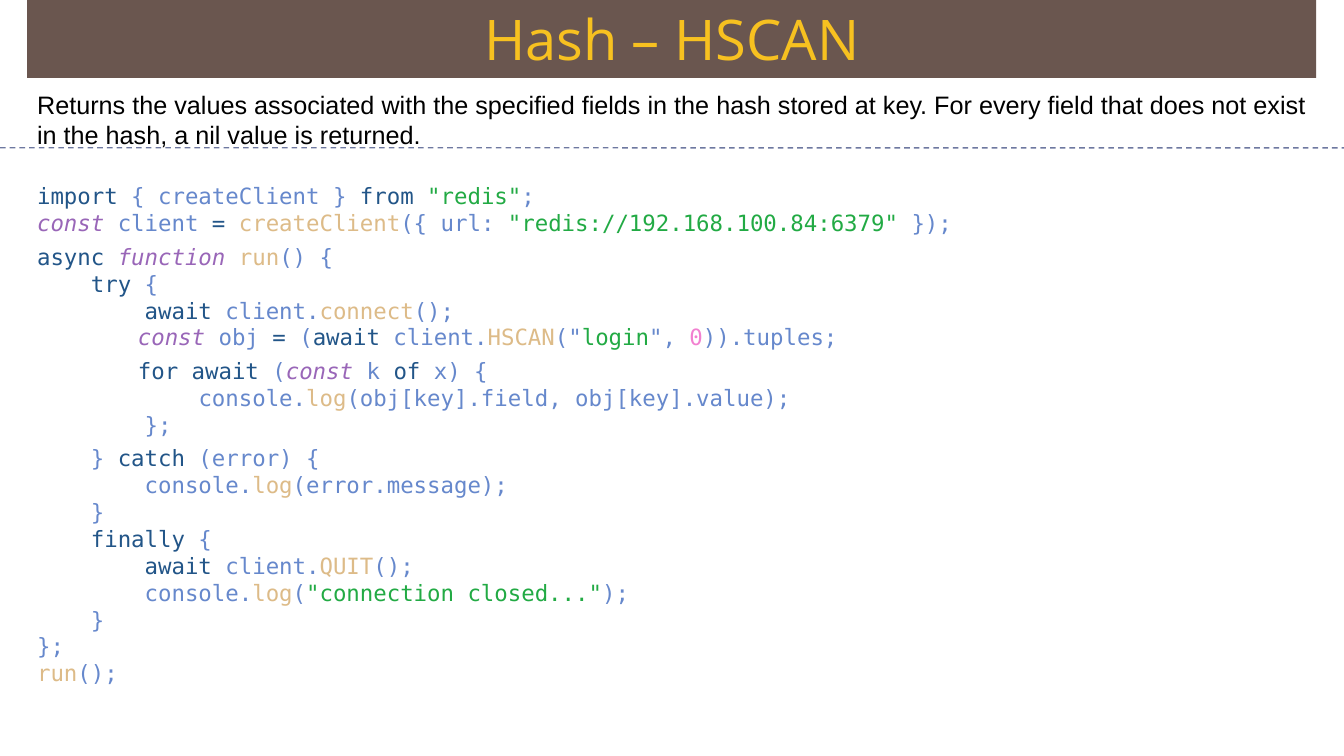
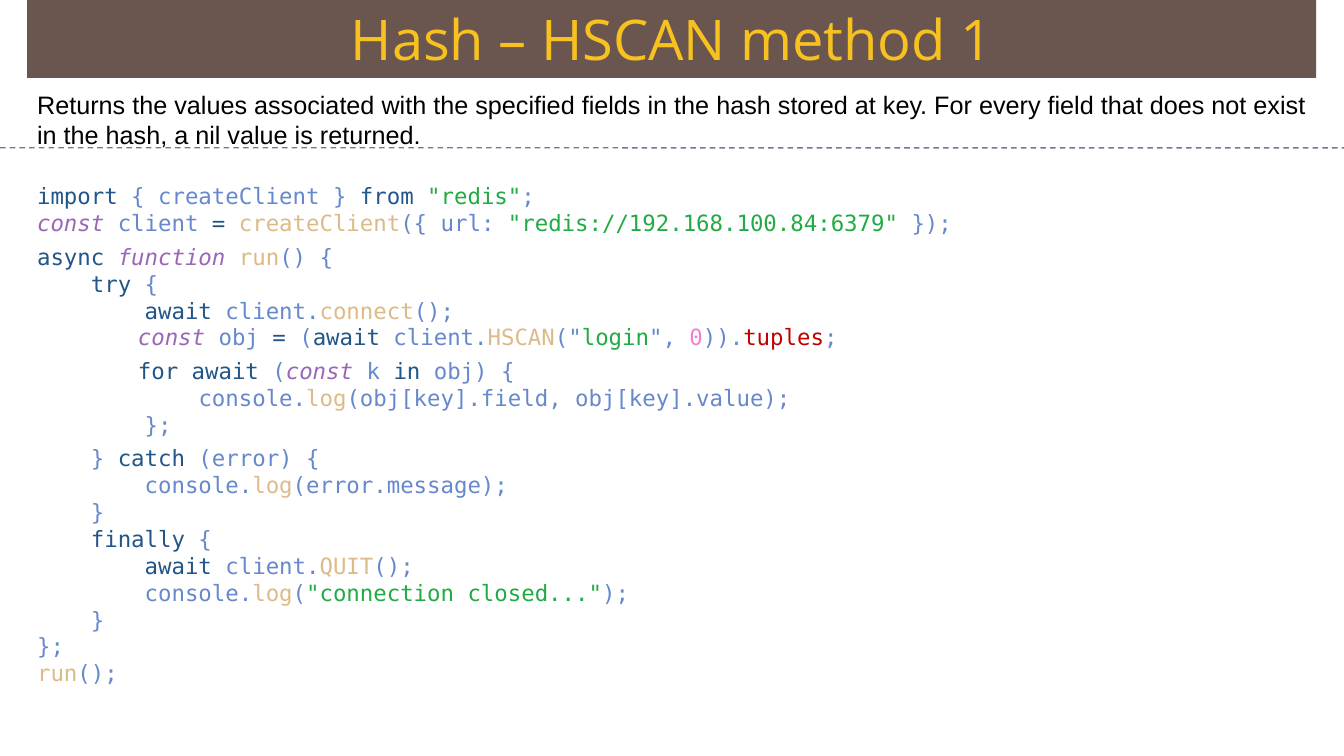
Before and after one commit to Saleel-Bagde/PPT-s, a slide deck: slide 130 of redis Ver2.pptx. Drawn at 1344x756 pixels with LibreOffice and Linux fonts; fonts in the diff are those of the drawing. Boxes give left, top, right and bottom in pixels: in the first picture for what was removed or moved away, otherwise in the second. Text is boxed around its words. In the diff, an @@ line names an element or a change of style, - is before the commit and + after.

```diff
--- a/redis Ver2.pptx
+++ b/redis Ver2.pptx
@@ text in rectangle at <box>351,17,992,61</box>: text changed @@
-Hash – HSCAN
+Hash – HSCAN method 1
@@ text at <box>138,328,837,350</box>: text colour #6688CC to #C00000 in "0)).tuples;" @@
@@ text at <box>138,362,488,384</box>: text changed @@
-for await (const k of x) {
+for await (const k in obj) {
```
Also in this commit, not shown: 1 slide added.
